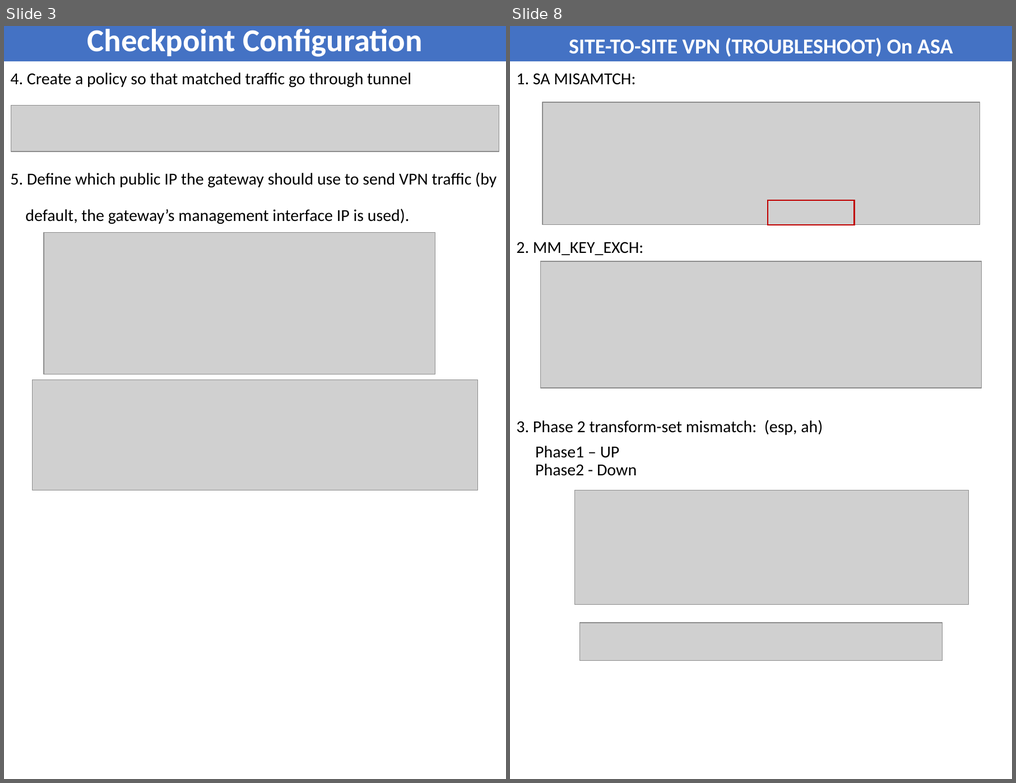
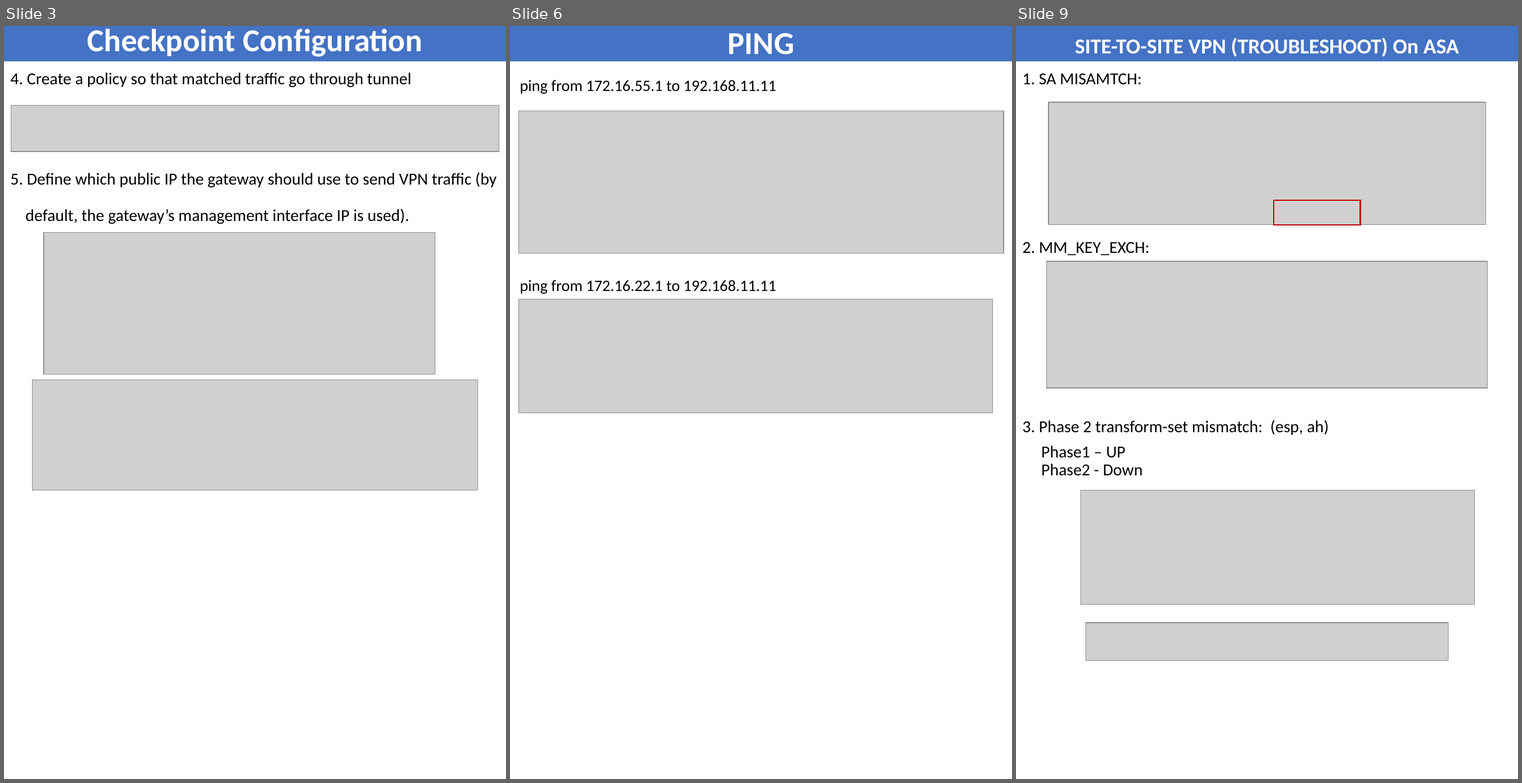
Before and after one commit to shankarpradhan/Networking, a slide deck: SITE-TO-SITE VPN (TROUBLESHOOT).pptx. Shown side by side, each under a label of ours: slides 3 and 8 before the commit, slides 3, 6 and 9 after it; the slides between them are not shown. The pictures are 1016x783 and 1522x783 pixels, drawn with LibreOffice and Linux fonts; fonts in the diff are those of the drawing; grey boxes stand for pictures. Boxes give left, top, right and bottom in pixels: in the first picture for what was removed or moved away, otherwise in the second. Text is boxed around its words. In the diff, an @@ line names an element or a change of style, - is before the commit and + after.

```diff
--- a/SITE-TO-SITE VPN (TROUBLESHOOT).pptx
+++ b/SITE-TO-SITE VPN (TROUBLESHOOT).pptx
@@ slide 6 added at bbox=[510, 26, 1012, 779], background #FFFFFF @@
@@ rectangle added at bbox=[510, 26, 1012, 62], fill #4472C4, 36 pt, text #FFFFFF, bold @@
+PING
@@ text added at bbox=[520, 80, 776, 94], 18 pt, text #000000 @@
+ping from 172.16.55.1 to 192.168.11.11
@@ picture added at bbox=[518, 111, 1003, 253] @@
@@ text added at bbox=[520, 280, 776, 294], 18 pt, text #000000 @@
+ping from 172.16.22.1 to 192.168.11.11
@@ picture added at bbox=[518, 299, 992, 413] @@
@@ what was slide 8 is now slide 9 @@
```
Also in this commit, not shown: 8 slides changed, 1 other slide added, 7 other files.
